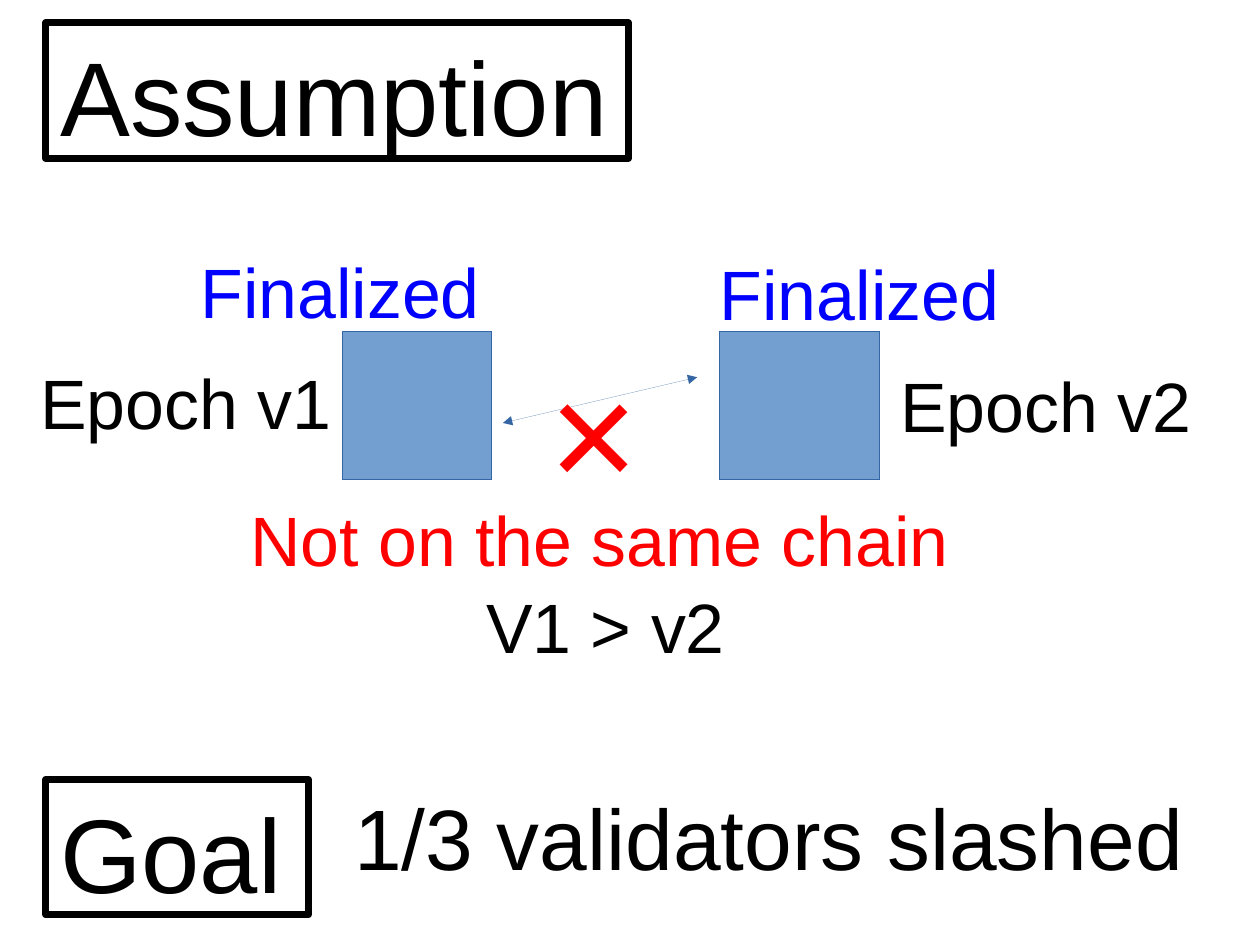
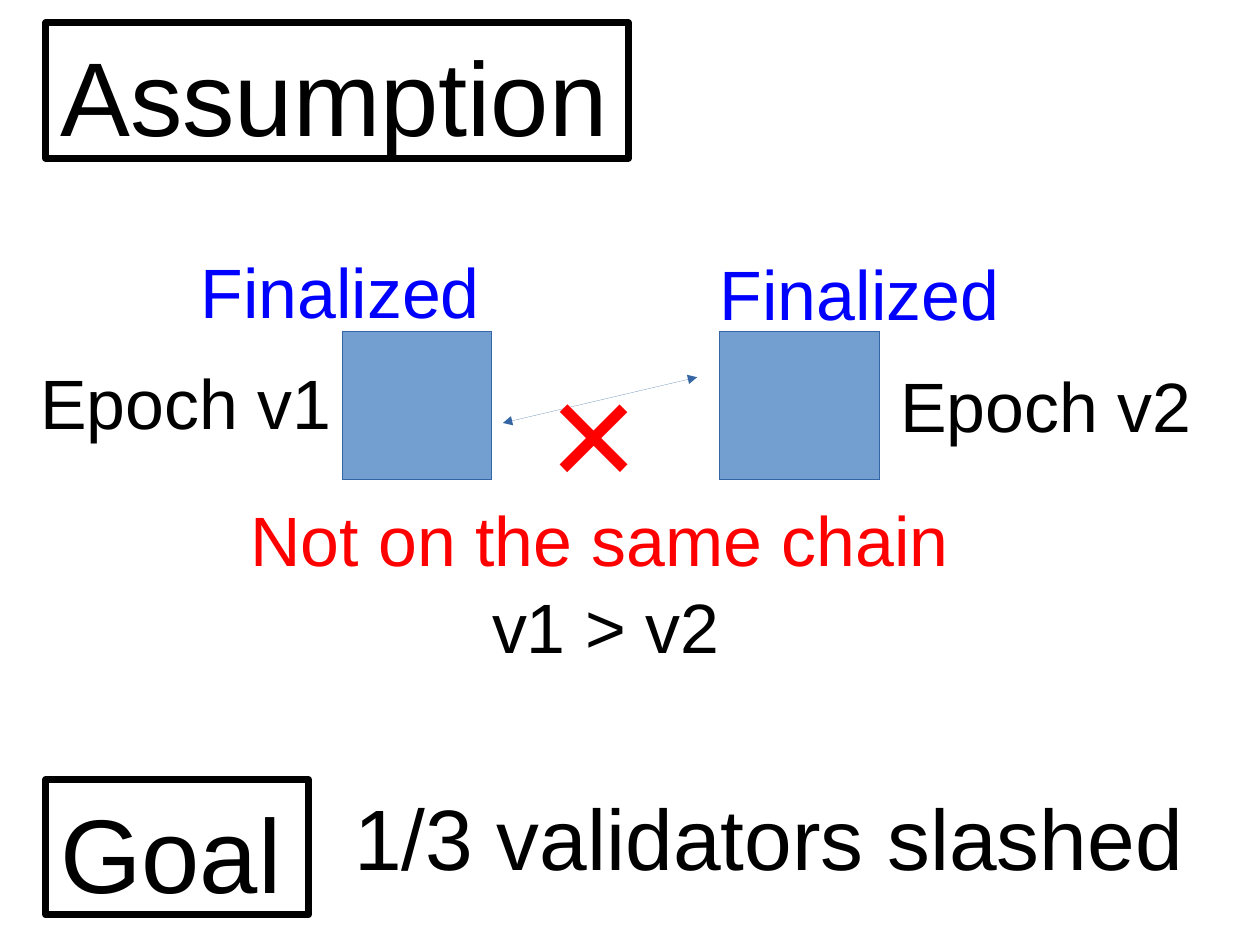
Before and after one commit to palmskog/pos, a slide deck: slide 24 of slide.odp. Drawn at 1260x945 pixels with LibreOffice and Linux fonts; fonts in the diff are those of the drawing. Boxes give left, top, right and bottom in pixels: in the first picture for what was removed or moved away, otherwise in the second. Text is boxed around its words. In the diff, an @@ line names an element or a change of style, - is before the commit and + after.

```diff
--- a/slide.odp
+++ b/slide.odp
@@ text at [492,604,719,653]: text changed @@
-V1 > v2
+v1 > v2
```
Also in this commit, not shown: 22 other slides changed, 3 slides added, 6 slides removed.
